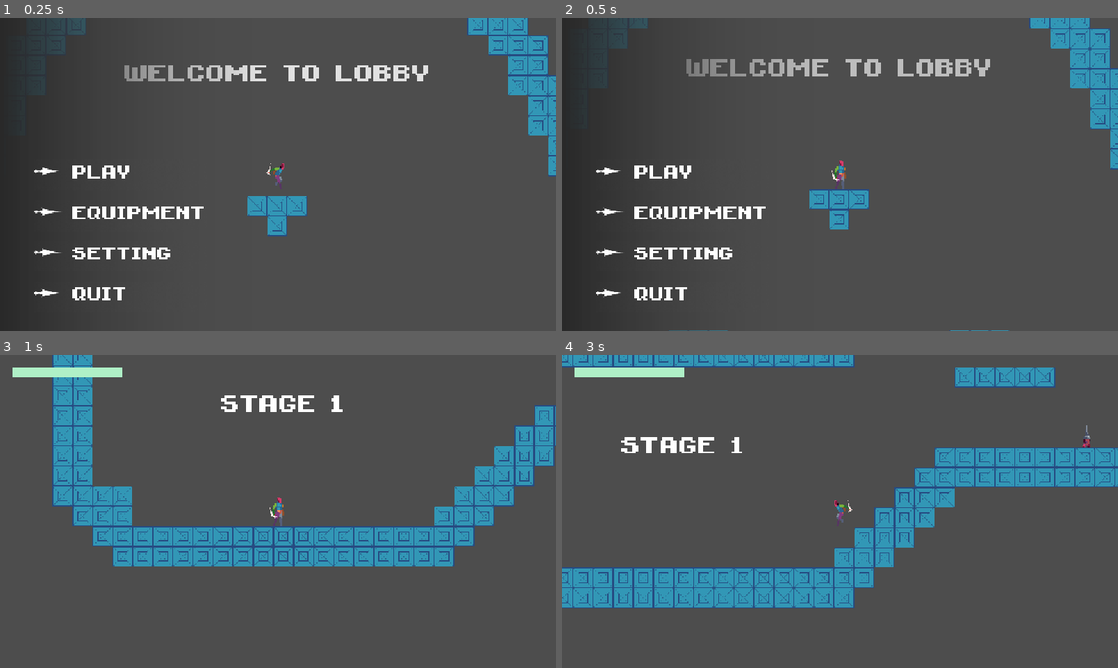
Above: before the commit, frames 1-4 (two rows, left to right).
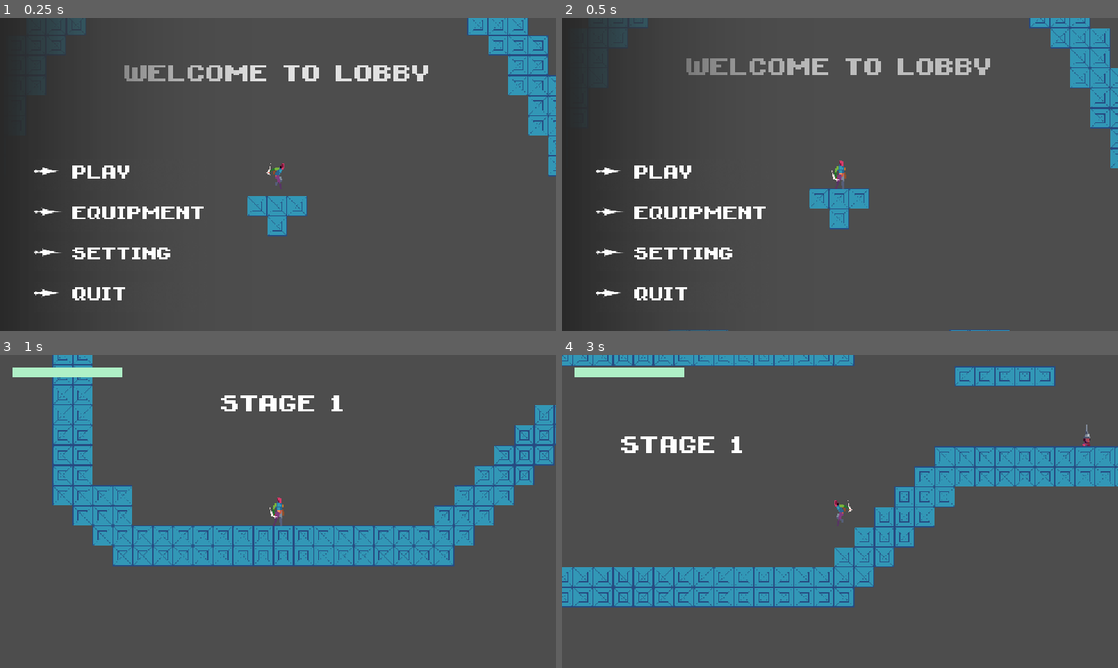
Above: after the commit, the same moments.

Repository: jbradlim08/MindBlade
Game: Godot game, scene res://scene/game/main_menu.tscn
Two runs of this game, one before a commit and one after it. Both use one fixed random seed, a clock stepped at 60 frames per second and the inputs below.
Inputs (mouse positions are in pixels of both pictures, inside the frame that each line leads up to):
- Up to frame 1 (0.25 s): no input
- Up to frame 2 (0.5 s): no input
- Up to frame 3 (1 s): click (122, 511) at 0.5 s
- Up to frame 4 (3 s): tap Enter at 1.25 s; move the mouse to (962, 495) at 1.27 s; hold D (right) 1.28-2.78 s; tap Space (dash) at 1.35 s; tap W (jump) at 1.52, 1.82, 2.27, 2.57 s; click (962, 495) at 1.55 s; move the mouse to (728, 527) at 2.02 s; click (728, 527) at 2.1 s; tap Middle mouse button (middle-mouse) at 2.3 s; move the mouse to (895, 442) at 2.77 s; hold A (left) from 2.78 s (still down); hold Middle mouse button (middle-mouse) from 2.78 s (still down); click (895, 442) at 2.92 s

Frame 1 is identical in both runs. In frame 2, 1.4% of the frame differs, in the area x 14-100%, y 0-100%; in frame 3, 4.1%; in frame 4, 4.7%, in the area x 0-100%, y 0-81%.

Commit message:
Fix the HURT State. When HeadKnife attack while hurt, it delay the effect until the physics_process is set to true again, fixed by setting the physics_process to true everytime it is hurt

Diff:
--- a/character/vier/vier.tscn
+++ b/character/vier/vier.tscn
@@ -934,7 +934,6 @@
 vframes = 1
 
 [node name="BodyCollision" parent="." index="1"]
-position = Vector2(0, 1)
 shape = SubResource("RectangleShape2D_bje3g")
 
 [node name="HitboxCollision" parent="Hitbox" index="0"]
@@ -942,7 +941,6 @@
 shape = SubResource("RectangleShape2D_oboqb")
 
 [node name="HurtboxCollision" parent="Hurtbox" index="0"]
-position = Vector2(0, 0.5)
 shape = SubResource("RectangleShape2D_wglvv")
 
 [node name="MindBlade" parent="Blades" index="0" instance=ExtResource("4_qybrf")]
--- a/enemy/ground/headknife.gd
+++ b/enemy/ground/headknife.gd
@@ -17,12 +17,13 @@
 @onready var ground_detector: RayCast2D = $GroundDetector
 @onready var player_detector: RayCast2D = $PlayerDetector
 @onready var movement_timer: Timer = $MovementTimer
+@onready var hurt_timer: Timer = $HurtTimer
 @onready var attack_col: CollisionShape2D = $AttackDomain/AttackCollision
 
 @export var gravity_scale: float = 0.5
 @export var speed: float = 70.0
 @export var charge_speed: float = 120.0
-@export var max_dist_x_to_player: float = 220.0
+@export var max_dist_x_to_player: float = 40.0
 @export var max_dist_y_to_player: float = 60.0
 
 var cur_state: HKState
@@ -45,8 +46,9 @@
 
 func _physics_process(delta: float) -> void:
 	super(delta)
-
 	apply_gravity(delta)
+
+
 	check_all_detector()
 	update_to_player_dir()
 	update_player_detector()
@@ -150,7 +152,7 @@
 		return false
 	else:
 		var collider = player_detector.get_collider()
-		return collider.is_in_group("player")
+		return collider.is_in_group("player_body")
 
 func can_charge() -> bool:
 	var charge: bool
@@ -163,14 +165,19 @@
 
 	if global_position.y > player_ref.global_position.y:
 		if global_position.y - player_ref.global_position.y <= max_dist_y_to_player and \
-		   player_ref.is_on_floor():
+		   player_ref.is_on_floor() and \
+		   abs(global_position.x - player_ref.global_position.x) <= max_dist_x_to_player:
 			charge = true
 
 	return charge
 
 #region State
 func set_state(new_state: HKState) -> void:
-	if cur_state == new_state or not can_change_state:
+	if cur_state == new_state:
+		return
+	elif new_state == HKState.DIE: # not trying to prevent if it's die
+		pass
+	elif not can_change_state:
 		return
 
 	cur_state = new_state
@@ -213,14 +220,13 @@
 
 func attack() -> void:
 	set_physics_process(false)
-	dir = 0.0
-	state_velocity_x = 0.0
 
 	anim.play("attack")
 	await anim.animation_finished
 
 	set_physics_process(true)
 
+
 func jump() -> void:
 	anim.play("jump")
 
@@ -228,17 +234,17 @@
 	anim.play("fall")
 
 func hurt() -> void:
+	set_physics_process(true)
 	# to avoid physics set to false when attacking
 	can_change_state = false
 
-	velocity.x = -to_player_dir * 200
-	velocity.y = -100
-
+	velocity.x = -to_player_dir * 150
+	velocity.y = -50
 	anim.play("hurt")
 	await anim.animation_finished
 
-	can_change_state = true
-	set_state(HKState.IDLE)
+	velocity.x = 0
+	hurt_timer.start()
 
 func die() -> void:
 	set_physics_process(false)
@@ -279,3 +285,8 @@
 
 func _on_attack_domain_body_exited(body: Node2D) -> void:
 	can_attack = false
+
+
+func _on_hurt_timer_timeout() -> void:
+	can_change_state = true
+	set_state(HKState.IDLE)
--- a/enemy/ground/headknife.tscn
+++ b/enemy/ground/headknife.tscn
@@ -204,22 +204,34 @@
 tracks/0/interp = 1
 tracks/0/loop_wrap = true
 tracks/0/keys = {
-"times": PackedFloat32Array(0),
-"transitions": PackedFloat32Array(1),
-"update": 1,
-"values": [28]
-}
-tracks/1/type = "value"
-tracks/1/imported = false
-tracks/1/enabled = true
-tracks/1/path = NodePath("Sprite2D:self_modulate")
-tracks/1/interp = 1
-tracks/1/loop_wrap = true
-tracks/1/keys = {
-"times": PackedFloat32Array(0),
-"transitions": PackedFloat32Array(1),
-"update": 0,
-"values": [Color(1, 0.0333334, 0, 1)]
+"times": PackedFloat32Array(0, 0.2),
+"transitions": PackedFloat32Array(1, 1),
+"update": 1,
+"values": [28, 0]
+}
+tracks/1/type = "value"
+tracks/1/imported = false
+tracks/1/enabled = true
+tracks/1/path = NodePath("Sprite2D:self_modulate")
+tracks/1/interp = 1
+tracks/1/loop_wrap = true
+tracks/1/keys = {
+"times": PackedFloat32Array(0, 0.187852, 0.2),
+"transitions": PackedFloat32Array(1, 1, 1),
+"update": 0,
+"values": [Color(1, 0.0333334, 0, 1), Color(1, 0.0333334, 0, 1), Color(1, 1, 1, 1)]
+}
+tracks/2/type = "value"
+tracks/2/imported = false
+tracks/2/enabled = true
+tracks/2/path = NodePath("Hitbox/HitboxCollision:disabled")
+tracks/2/interp = 1
+tracks/2/loop_wrap = true
+tracks/2/keys = {
+"times": PackedFloat32Array(0),
+"transitions": PackedFloat32Array(1),
+"update": 1,
+"values": [true]
 }
 
 [sub_resource type="Animation" id="Animation_kc6ms"]
@@ -301,7 +313,7 @@
 gravity_scale = 0.5
 speed = 70.0
 charge_speed = 120.0
-max_dist_x_to_player = 220.0
+max_dist_x_to_player = 40.0
 max_dist_y_to_player = 60.0
 
 [node name="Sprite2D" parent="." index="1"]
@@ -332,25 +344,29 @@
 wait_time = 3.5
 autostart = true
 
-[node name="AttackDomain" type="Area2D" parent="." index="8"]
+[node name="HurtTimer" type="Timer" parent="." index="8"]
+wait_time = 0.4
+one_shot = true
+
+[node name="AttackDomain" type="Area2D" parent="." index="9"]
 
 [node name="AttackCollision" type="CollisionShape2D" parent="AttackDomain" index="0"]
 position = Vector2(15, -12.5)
 shape = SubResource("RectangleShape2D_kc6ms")
 
-[node name="FrontDetector" type="RayCast2D" parent="." index="9"]
+[node name="FrontDetector" type="RayCast2D" parent="." index="10"]
 target_position = Vector2(18, 0)
 collision_mask = 2560
 
-[node name="GroundDetector" type="RayCast2D" parent="." index="10"]
+[node name="GroundDetector" type="RayCast2D" parent="." index="11"]
 position = Vector2(18, 0)
 collision_mask = 512
 
-[node name="PlayerDetector" type="RayCast2D" parent="." index="11"]
+[node name="PlayerDetector" type="RayCast2D" parent="." index="12"]
 target_position = Vector2(0, 200)
 collision_mask = 513
 
-[node name="ViewTester" type="Node2D" parent="." index="12"]
+[node name="ViewTester" type="Node2D" parent="." index="13"]
 
 [node name="RayCast2D" type="RayCast2D" parent="ViewTester" index="0"]
 rotation = 1.88496
@@ -368,5 +384,6 @@
 [connection signal="area_entered" from="Hitbox" to="." method="_on_hitbox_area_entered"]
 [connection signal="body_entered" from="Hitbox" to="." method="_on_hitbox_body_entered"]
 [connection signal="timeout" from="MovementTimer" to="." method="_on_movement_timer_timeout"]
+[connection signal="timeout" from="HurtTimer" to="." method="_on_hurt_timer_timeout"]
 [connection signal="body_entered" from="AttackDomain" to="." method="_on_attack_domain_body_entered"]
 [connection signal="body_exited" from="AttackDomain" to="." method="_on_attack_domain_body_exited"]
--- a/scene/game/level.tscn
+++ b/scene/game/level.tscn
@@ -29,9 +29,11 @@
 
 [node name="HeadKnife" parent="." instance=ExtResource("8_kapys")]
 position = Vector2(1010, 262)
+max_dist_x_to_player = 40.0
 
-[node name="Vier" parent="." instance=ExtResource("2_jnrmd")]
+[node name="Vier" parent="." node_paths=PackedStringArray("danger_tilemap") instance=ExtResource("2_jnrmd")]
 position = Vector2(360, 465)
+danger_tilemap = NodePath("../Danger")
 
 [node name="Camera" parent="Vier" instance=ExtResource("8_u2b8d")]
 
